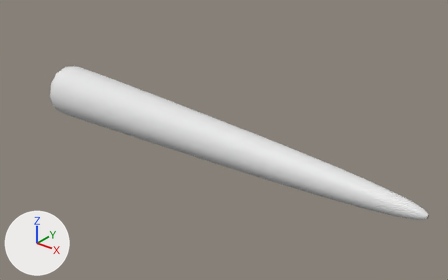
Before and after pictures for a commit that changed the Blender file Blend/dratini.blend.
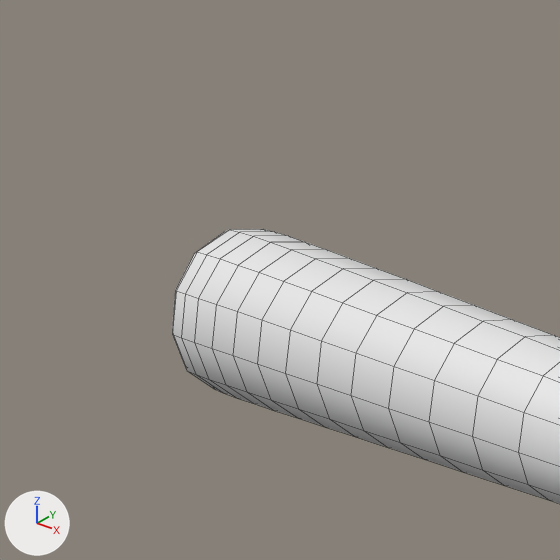
The first picture shows the older version from a camera (50 mm lens) standing at (14.51, -13.43, 8.48) and looking at (3.35, 0.53, -0.17). The close-ups show both versions on the part from 0% to 36% of the width and 0% to 58% of the height of that picture; other places that the commit changed are outside them. Arrows for +X, +Y and +Z are at lower left; the lights stay in place. The close-ups show mesh edges as thin lines.

Names of what the first close-up shows: 'Body'.
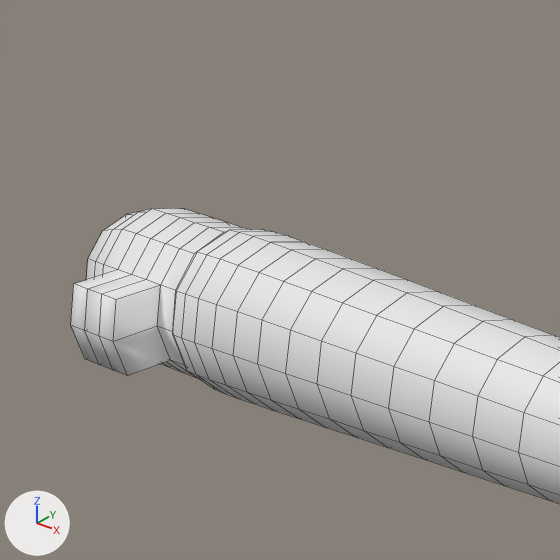
Where the change shows, as pixel boxes [x1, y1, x2, y2] in the close-ups (560 x 560 px):
'Body', reshaped: before [172, 229, 560, 504]; after [71, 208, 560, 504]
part 1 of me_beziercurve, added: after [71, 208, 246, 378]

The edits, one by one:
me_beziercurve is used by ob_body; location (0.0, 0.0, 0.0).
me_beziercurve had 396 vertices, 384 faces and spanned x -3.83..10.28, y -0.91..0.93, z -0.92..0.92.
me_beziercurve now has 514 vertices, 502 faces and spans x -5.77..10.28, y -1.42..0.93, z -0.92..0.92.
Part 1, on me_beziercurve:
53 vertices are added at x -5.77..-3.95, y -1.3..0.77, z -0.78..0.78.
12 new vertices lie (-0.25, 0.0, 0.0) away from vertices in x -3.83..-3.7, y -0.86..0.86, z -0.86..0.86.
11 new vertices lie (-0.25, 0.0, 0.0) away from vertices in x -4.08..-3.95, y -0.75..0.86, z -0.86..0.86.
9 new vertices lie (-0.25, 0.0, 0.0) away from vertices in x -4.33..-4.21, y -0.75..0.86, z -0.86..0.86.
8 new vertices lie (-0.25, 0.0, 0.0) away from vertices in x -4.58..-4.46, y -0.75..0.86, z -0.86..0.86.
8 new vertices lie (-0.25, 0.0, 0.0) away from vertices in x -4.83..-4.71, y -0.75..0.86, z -0.86..0.86.
7 new vertices lie (0.0, -0.55, 0.0) away from vertices in x -4.71..-3.95, y -0.75, z -0.43..0.43.
5 new vertices lie (-0.26, 0.0, 0.0) away from vertices in x -4.55..-4.2, y -1.3..0.43, z -0.75..0.75.
5 new vertices lie (0.01, -0.12, -0.43) away from vertices in x -4.71..-3.96, y -1.3, z 0.43.
118 new faces join them.
